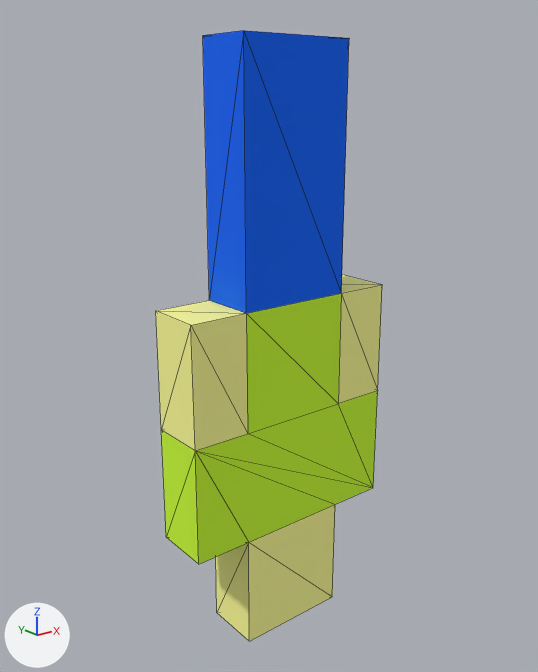
What one commit did to the OBJ model Models/Person Radar.obj.
One viewpoint serves both versions: a 50 mm lens placed at (-7.58, -8.77, 4.06), pointed at (-0.04, 0.65, 0.29). The axes (+X, +Y, +Z) are drawn at lower left. The lights are the same throughout. Mesh edges are drawn as thin lines. Where no turn or scale is listed for an object, it has been applied to the vertices. Vertices at the same position are counted once.

Script lines for the objects in view, before the commit:
```python
me_untitled = bpy.data.meshes.new('Untitled')
me_untitled.from_pydata(...)  # 32 vertices, 60 faces; spans x -2.0..2.0, y 0.0..1.0, z -5.0..5.0
me_untitled.materials.append(mat_palette)  # picture img_person_radar_png
ob_untitled = bpy.data.objects.new('Untitled', me_untitled)
ob_untitled.location = (0.0, 0.0, 0.0)
```
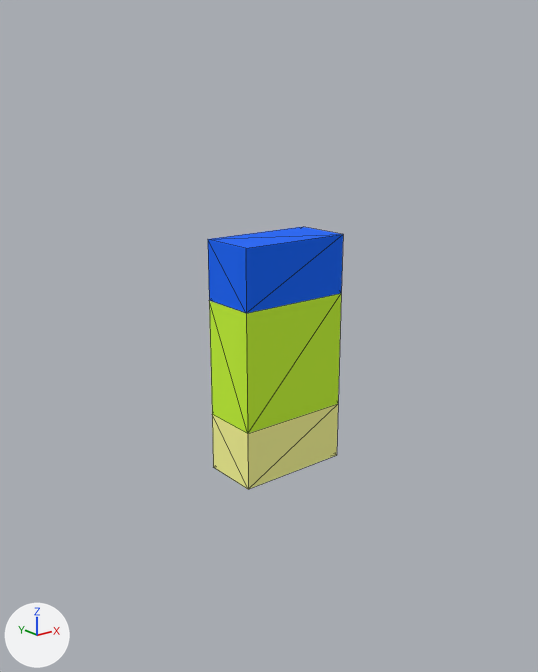
Commit message: Added Person Man to radar. Fixed radar Y zoom calculation.

Patch to the scene script:
```diff
--- a/Models/Person Radar.obj.py
+++ b/Models/Person Radar.obj.py
@@ me_untitled @@
 # used by ob_untitled; location = (0.0, 0.0, 0.0)
-me_untitled.from_pydata(...)  # 32 vertices, 60 faces; spans x -2.0..2.0, y 0.0..1.0, z -5.0..5.0
+me_untitled.from_pydata(...)  # 16 vertices, 28 faces; spans x -1.0..1.0, y 0.0..1.0, z -2.0..2.0
+# me_untitled part 1
+# 24 vertices are removed from x -2.0..2.0, y 0.0..1.0, z -5.0..5.0
+# 60 faces are deleted
+# 8 vertices are added at x -1.0..1.0, y 0.0..1.0, z -2.0..2.0
+# 28 new faces join them
 me_untitled.materials.append(mat_palette)
```

Changed parts and their boxes (x1, y1, x2, y2) in the pictures (538 x 672 px):
'Untitled', reshaped (40% narrower, 57% shorter)
    before: (156, 30, 382, 642)
    after: (208, 227, 343, 489)
